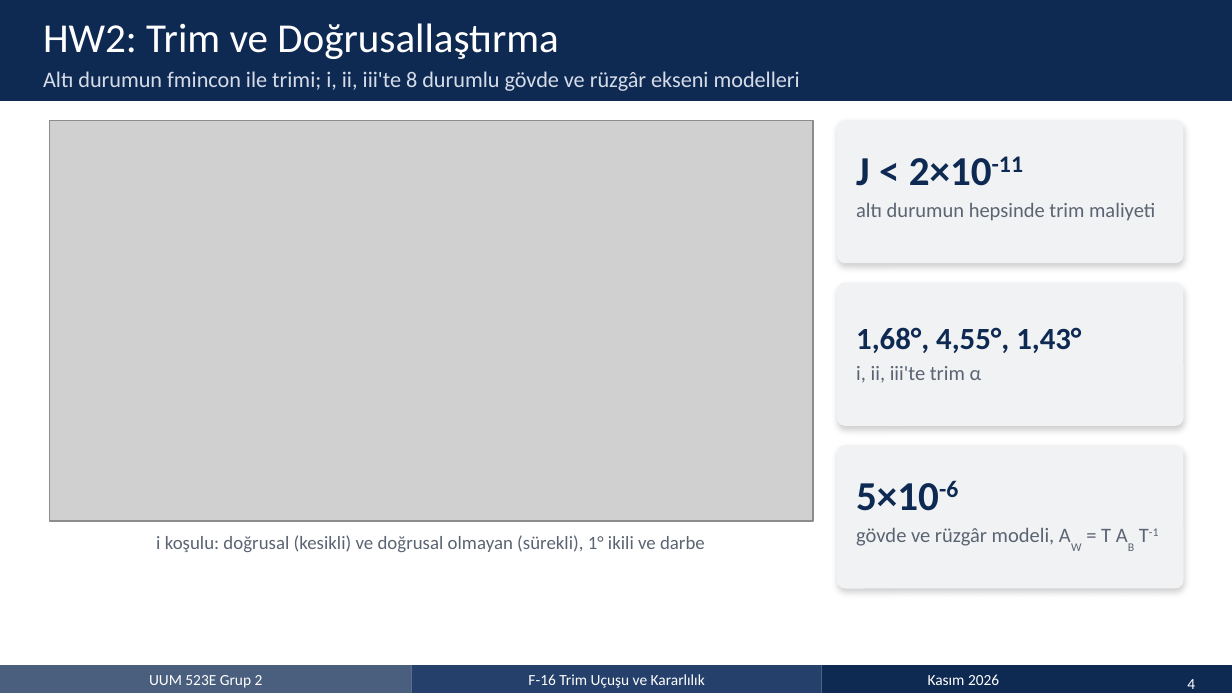
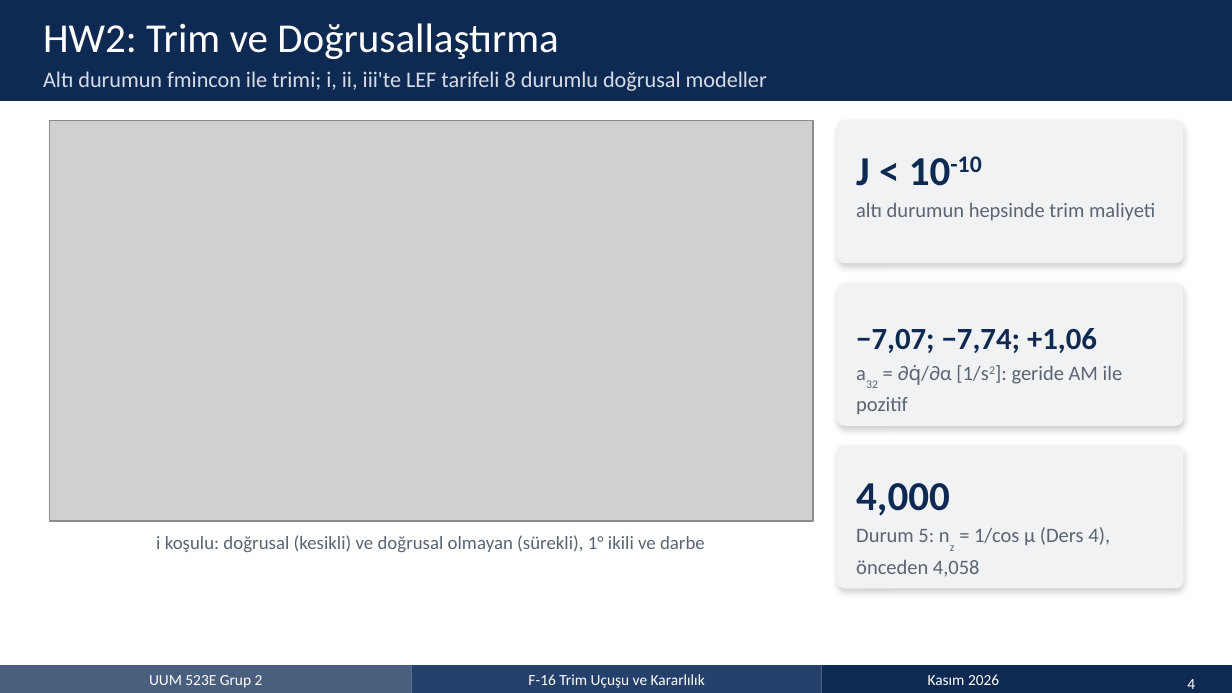
Before and after one commit to emircansurucu/UUM523E-F16-Flight-Dynamics, a slide deck: slide 4 of presentation/MT_Group2_Presentation_TR.pptx. Drawn at 1232x693 pixels with LibreOffice and Linux fonts; fonts in the diff are those of the drawing; grey boxes stand for pictures. Boxes give left, top, right and bottom in pixels: in the first picture for what was removed or moved away, otherwise in the second. Text is boxed around its words. In the diff, an @@ line names an element or a change of style, - is before the commit and + after.

Commit message:
HW2 geri bildirimi: nz = 1/cos μ, tarifeli LEF, çözüm kılavuzu uyumu
Hocanın HW2 geri bildirimi ve çözüm kılavuzuna göre trim, doğrusallaştırma,
Midterm sonuçları, raporlar ve sunum güncellendi.

Model ve kod
- trim_F16: Durum 5'te yük faktörü Ders 4'teki gibi f_NLF = nz - 1/cos μ
  (önceden gövde ekseni normal ivmesi). Yeni trim: φ = 75.74°, μ = 75.522°.
- linearize_F16: δlef her adımda tarifeden hesaplanıyor ('tarife');
  Midterm Problem 2 için 'sabit' seçeneği. Adım Ders 5'teki gibi 1e-3.
- init_F16: kütle m = 9295.4 kg (çözüm kılavuzu; önceden W/g0 = 9298.64 kg).
- Yeni: lefTarife.m (LEF tarifesi), sim_F16.m (trimden benzetim).
- run_HW2 ve run_MT sadeleştirildi, ek doğrulamalar çıkarıldı.

Sonuçlar
- HW2_Group2.mat, MT_Group2.mat ve bütün grafikler yeniden üretildi.
- Trim değerleri çözüm kılavuzuyla son basamağa kadar örtüşüyor; A/B'de
  yalnızca β türevlerinde 1e-4 mertebesinde fark var (tablolardaki β = 0 kırılması).
- iii: LEF tarifesiyle kısa periyot iki reel köke ayrılıyor, fugoid
  kararsız (t2 = 20.5 s); LEF sabitken +0.787 1/s kökü var.

Rapor, sunum, README
- Üç koşulun A matrisi karşılaştırması fiziksel nedenleriyle eklendi
  (tablo alin.tex).
- Ödev 2 düzeltmeleri listesi ve çözüm kılavuzuyla karşılaştırma eklendi.
- Bütün tablolar, metindeki sayılar ve sunum (EN/TR, pptx/pdf) güncellendi.

```diff
--- a/presentation/MT_Group2_Presentation_TR.pptx
+++ b/presentation/MT_Group2_Presentation_TR.pptx
@@ text at box(43, 71, 767, 91): text changed @@
-Altı durumun fmincon ile trimi; i, ii, iii'te 8 durumlu gövde ve rüzgâr ekseni modelleri
+Altı durumun fmincon ile trimi; i, ii, iii'te LEF tarifeli 8 durumlu doğrusal modeller
@@ text at box(856, 156, 981, 186): text changed @@
-J < 2×10-11
+J < 10-10
@@ text at box(856, 328, 1097, 353): text changed @@
-1,68°, 4,55°, 1,43°
+−7,07; −7,74; +1,06
@@ text at box(856, 365, 1123, 415): text changed @@
-i, ii, iii'te trim α
+a32 = ∂q̇/∂α [1/s2]: geride AM ile pozitif
@@ text at box(856, 483, 950, 516): text changed @@
-5×10-6
+4,000
@@ text at box(856, 527, 1110, 577): text changed @@
-gövde ve rüzgâr modeli, AW = T AB T-1
+Durum 5: nz = 1/cos μ (Ders 4), önceden 4,058
```
Also in this commit, not shown: 9 other slides changed, 56 other files.
